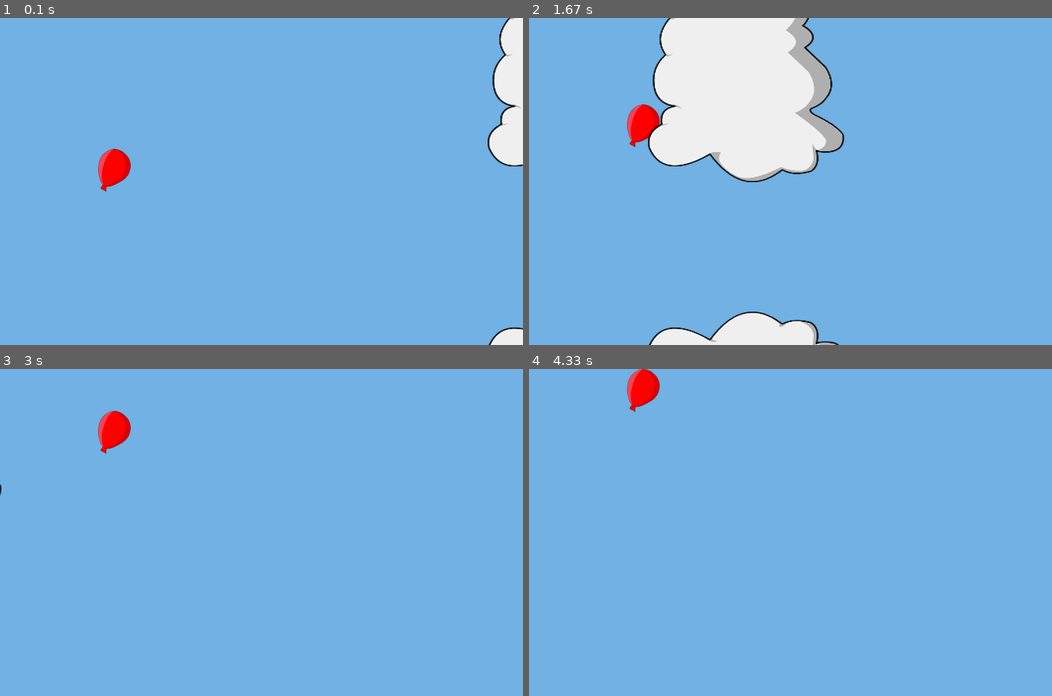
Above: before the commit, frames 1-4 (two rows, left to right).
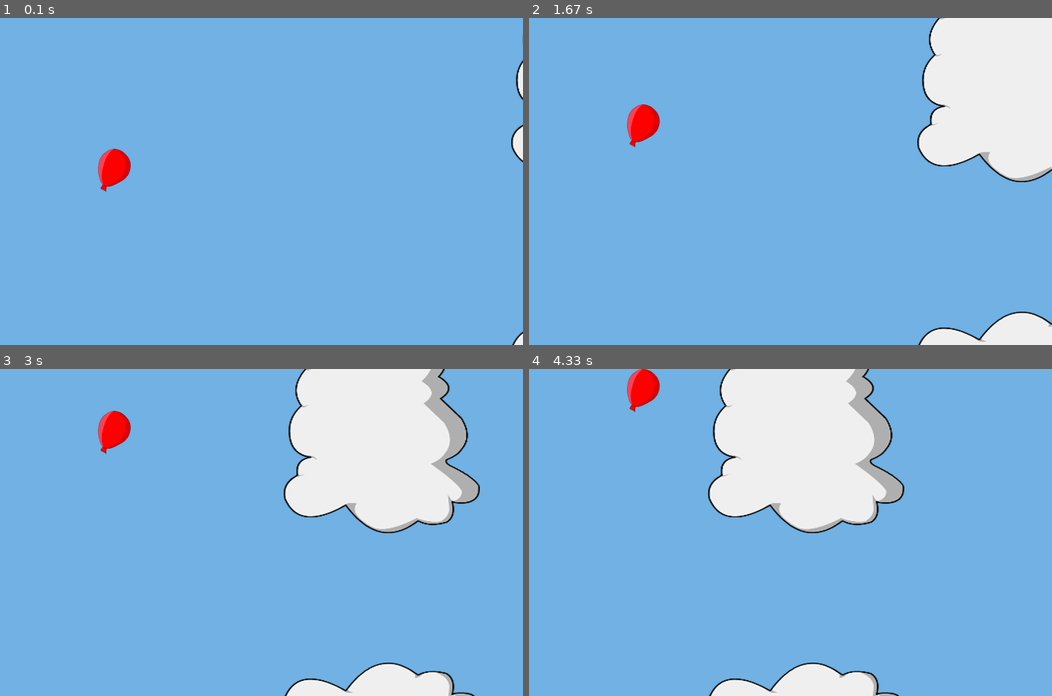
Above: after the commit, the same moments.

Repository: Nonex51/PythonGame
Game: pygame game, started from PyGame/PyGame/PyGame.py
The game is run twice, just before and just after one commit, with the same random seed, the same clock (stepped at 60 frames per second) and the same inputs.
Inputs:
- Up to frame 1 (0.1 s): no input
- Up to frame 2 (1.67 s): hold Up 0.33-0.8 s; hold Up 0.83-1.2 s; hold Up 1.23-1.53 s; hold Up from 1.57 s (still down)
- Up to frame 3 (3 s): release Up at 1.93 s; hold Up 1.97-2.27 s; hold Up 2.3-2.67 s; hold Up from 2.7 s (still down)
- Up to frame 4 (4.33 s): release Up at 3 s; hold Up 3.03-3.4 s; hold Up 3.43-3.73 s; hold Up 3.77-4.13 s; hold Up from 4.17 s (still down)

The runs differ from the first frame. In frame 1, 2.3% of the frame differs, in the area x 93-100%, y 0-100%; in frame 2, 30%, in the area x 22-100%, y 0-100%; in frame 3, 17%; in frame 4, 17%.

Commit message:
Add source of the tutorial

Diff:
--- a/PyGame/PyGame/PyGame.py
+++ b/PyGame/PyGame/PyGame.py
@@ -75,7 +75,7 @@
     x_cloud = surfaceW
     y_cloud = randint(-300,20)                #random value
     espace = ballonH*3                        #height of the space betwwen the clouds
-    cloud_speed = 6
+    cloud_speed = 2
 
     game_over = False                        #create a variable to now if the game need to stop
     while not game_over :
@@ -101,6 +101,10 @@
         if y >surfaceH -40 or y < -10 :     #when you touch the border of the windows
             gameOver()
 
+        if x_cloud < (-1*cloudW) :
+            x_cloud = surfaceW
+            y_cloud = randint(-300,20)
+
         pygame.display.update()
 
 
